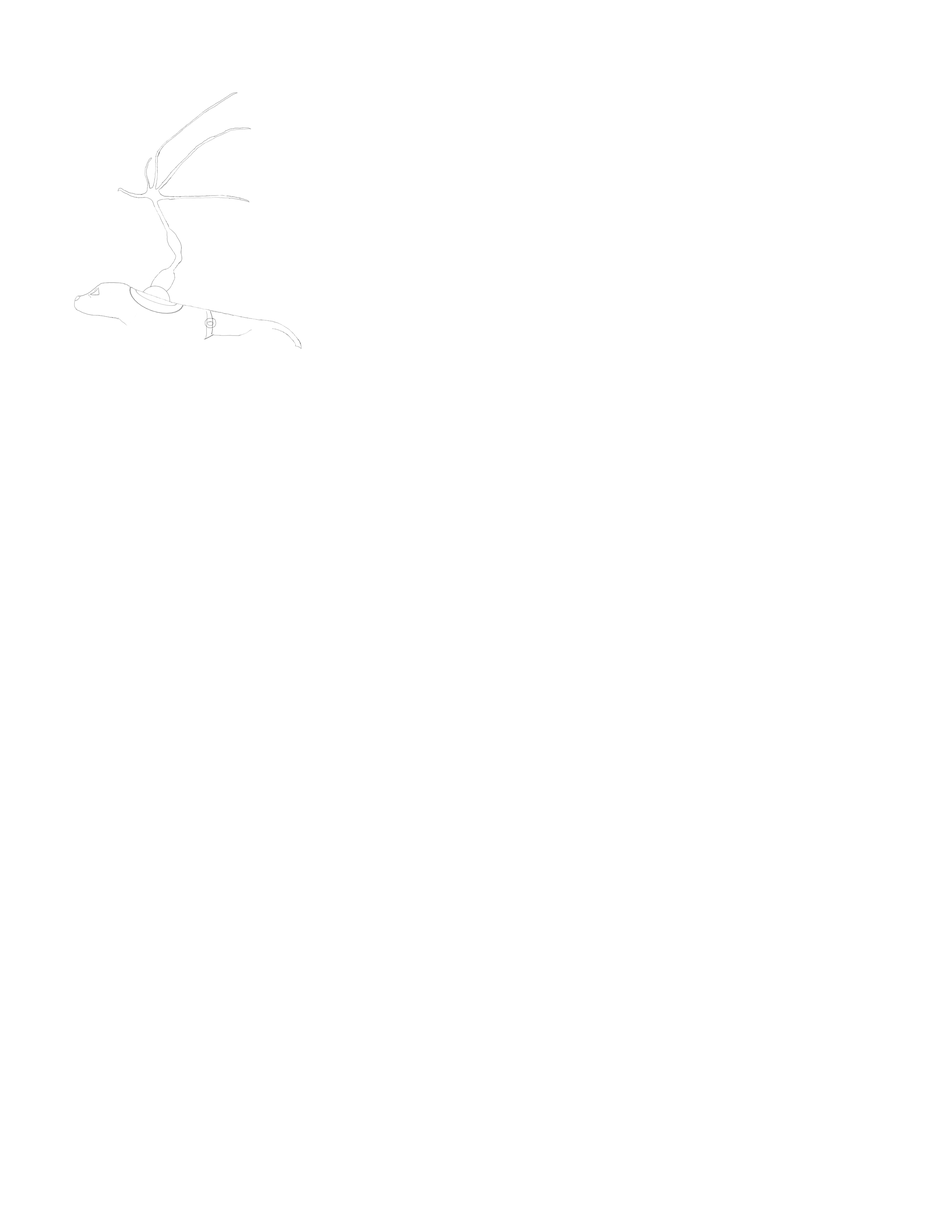
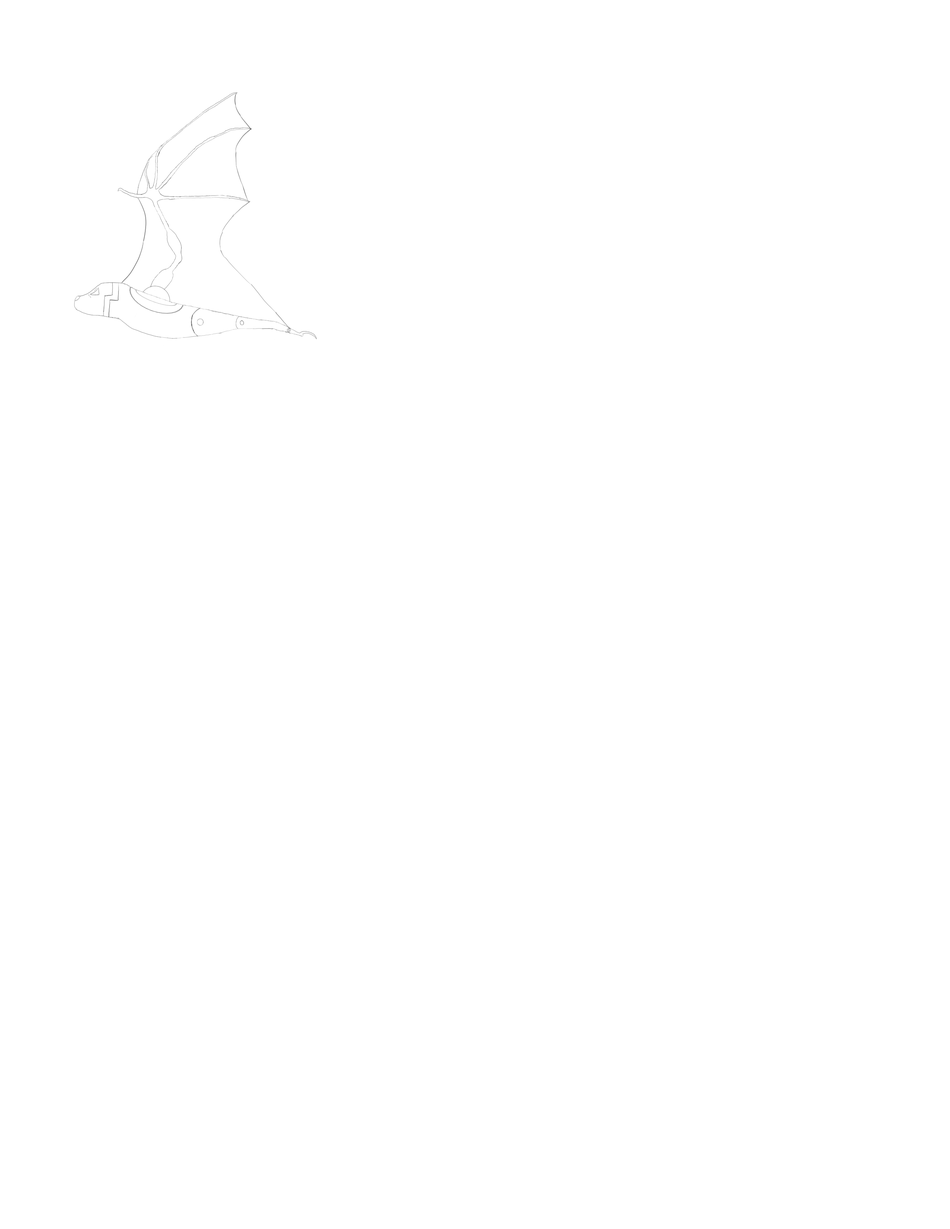
Layer changes from the first 950px x 1229px image to the second:
added group "WingAndMembrane" with 5 layers above "legsAndSuch" over [102, 92, 318, 350]
added layer "Paint Layer 5" in group "WingAndMembrane" over [233, 119, 252, 215]
added layer "Paint Layer 6" in group "WingAndMembrane" over [214, 190, 310, 334]
added layer "wing" in group "WingAndMembrane" over [103, 92, 263, 310]
moved "arm" into group "WingAndMembrane", painted on it over [102, 92, 314, 334]
moved "shoulder" into group "WingAndMembrane", painted on it over [102, 214, 215, 340]
removed layer "sketch1" over [102, 92, 318, 350]
added group "legsAndSuch" with 4 layers above "Eye" over [102, 286, 318, 350]
added layer "foot" in group "legsAndSuch" over [239, 302, 318, 350]
added layer "leggis" in group "legsAndSuch" over [102, 286, 310, 350]
added layer "leg joints" in group "legsAndSuch" over [166, 286, 310, 350]
added layer "Eye" above "conduit_thing" over [103, 286, 120, 310]
added layer "conduit_thing" above "Body" over [102, 282, 120, 320]
added layer "Body" above "Background" over [102, 92, 318, 350]
painted on "Background" over [102, 92, 318, 350]
